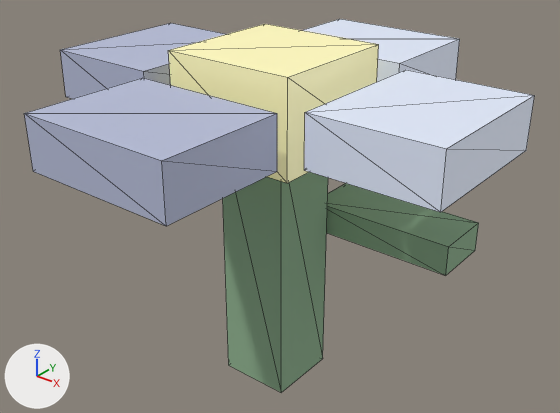
Renders of the glTF model assets/models/materials/materials_mistflower.glb from each side of a commit.
Both versions are drawn from a 50 mm lens placed at (0.223, -0.275, 0.276), pointed at (-0.001, 0.005, 0.103). Every picture has the same lights, and +X, +Y and +Z are marked at lower left. The older version comes first. Mesh edges are drawn as thin lines. Where no turn or scale is listed for an object, it has been applied to the vertices.

Names of what the first picture shows: 'center', 'leaf', 'petal_e', 'petal_n', 'petal_s', 'petal_w', 'stem'.
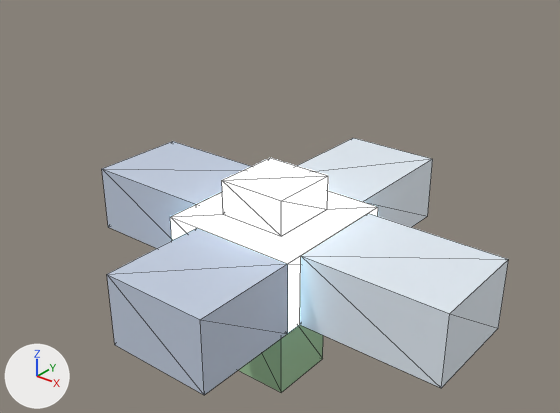
The newer file is also rescaled (x1.667), turned or shifted as a whole; pictures and numbers use the older file's frame.

Boxes [x1, y1, x2, y2] around the edits, measured in the pictures (560 x 413 px):
'petal_s', deleted (pale blue)
    before: [24, 78, 277, 226]
'petal_x', added
    after: [300, 213, 508, 388]
'petal_e', deleted (pale blue)
    before: [304, 70, 535, 212]
'petal_ny', added (pale blue)
    after: [107, 228, 288, 395]
'center', deleted
    before: [168, 24, 379, 183]
'petal_nx', added (pale blue)
    after: [102, 141, 251, 248]
'leaf', deleted
    before: [326, 183, 479, 275]
'petal_y', added
    after: [297, 138, 433, 227]
'disk', added
    after: [170, 191, 378, 333]
'petal_w', deleted (pale blue)
    before: [60, 23, 226, 99]
'glow_core', added
    after: [222, 158, 328, 236]
'petal_n', deleted (pale blue)
    before: [303, 19, 460, 82]
'stem', unchanged, covered by the edit
    before: [223, 172, 328, 392]
    after: [239, 325, 323, 392]

What the commit changed:
Material 'mf_petal' (mat_mf_petal) is new.
Its base color is (0.78, 0.85, 0.92) (white #e5edf6).
Its roughness is 0.55.
Material 'mf_dark' (mat_mf_dark) is new.
Its base color is (0.55, 0.62, 0.75) (pale blue #c4cee1).
Its roughness is 0.6.
Material 'mf_glow' (mat_mf_glow) is new.
Its base color is (0.85, 0.95, 1.0) (white #edf9ff).
Its roughness is 0.25.
Its emission color is (0.85, 0.95, 1.0) (white #edf9ff).
Its emission strength is 2.2.
Material 'mf_center' (mat_mf_center) is new.
Its base color is (0.55, 0.85, 1.0) (blue #c4edff).
Its roughness is 0.35.
Its emission color is (0.55, 0.85, 1.0) (blue #c4edff).
Its emission strength is 1.5.
Mesh me_立方体_004_1 is new.
It is a box spanning x -0.0281..0.0281, y -0.0375..0.0375, z -0.0188..0.0188.
It uses material mat_mf_petal (white #e5edf6).
Mesh me_立方体_002_1 is new.
It is a box spanning x -0.0375..0.0375, y -0.0281..0.0281, z -0.0188..0.0188.
It uses material mat_mf_petal (white #e5edf6).
Mesh me_立方体_005_1 is new.
It is a box spanning x -0.0281..0.0281, y -0.0281..0.0281, z -0.0188..0.0188.
It uses material mat_mf_dark (pale blue #c4cee1).
Mesh me_立方体_003_1 is new.
It is a box spanning x -0.0375..0.0375, y -0.0281..0.0281, z -0.0188..0.0188.
It uses material mat_mf_dark (pale blue #c4cee1).
Mesh me_立方体_006_1 is new.
It is a box spanning x -0.0188..0.0188, y -0.0188..0.0188, z -0.0094..0.0094.
It uses material mat_mf_glow (white #edf9ff, glowing white #edf9ff).
Mesh me_立方体_001_1 is new.
It is a box spanning x -0.0375..0.0375, y -0.0375..0.0375, z -0.0188..0.0188.
It uses material mat_mf_center (blue #c4edff, glowing blue #c4edff).
Object 'center' (ob_center) is deleted.
Object 'leaf' (ob_leaf) is deleted.
Object 'petal_e' (ob_petal_e) is deleted.
Object 'petal_n' (ob_petal_n) is deleted.
Object 'petal_s' (ob_petal_s) is deleted.
Object 'petal_w' (ob_petal_w) is deleted.
Object 'petal_y' (ob_petal_y) is new; it shows me_立方体_004_1.
Its location is (0.0, 0.075, 0.0828).
Object 'petal_x' (ob_petal_x) is new; it shows me_立方体_002_1.
Its location is (0.075, 0.0, 0.0828).
Object 'petal_ny' (ob_petal_ny) is new; it shows me_立方体_005_1.
Its location is (0.0094, -0.0656, 0.0828).
Object 'petal_nx' (ob_petal_nx) is new; it shows me_立方体_003_1.
Its location is (-0.075, 0.0094, 0.0828).
Object 'glow_core' (ob_glow_core) is new; it shows me_立方体_006_1.
Its location is (0.0, 0.0, 0.1109).
Object 'disk' (ob_disk) is new; it shows me_立方体_001_1.
Its location is (0.0, 0.0, 0.0828).
